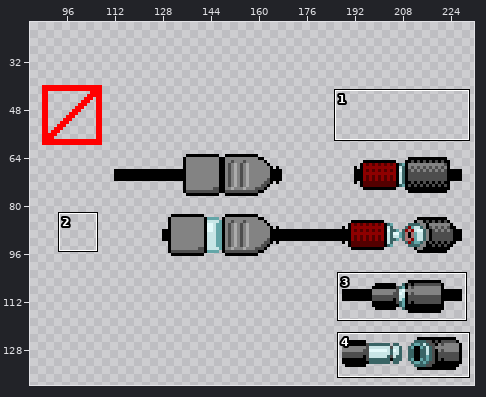
Edited in one commit: sprite sheet (connector/board-with-connectors.png). Above: a wide view before the commit, with the close-up outlined.
Close-up. Before the edit:
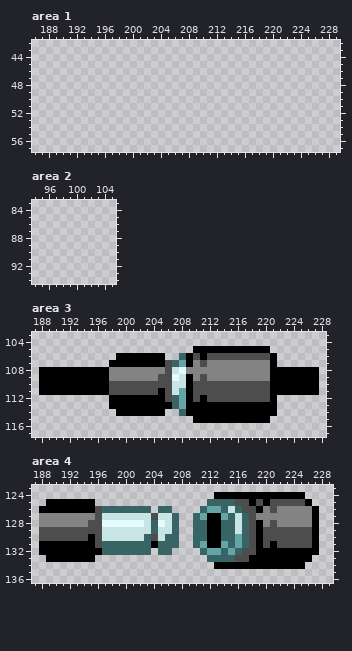
The file is 320x200 pixels. Shown: area 1: x 186..229, y 42..57; area 2: x 94..105, y 83..94; area 3: x 187..228, y 103..117; area 4: x 187..229, y 123..136. The wide view leaves out empty margins. The commit also changed other parts of the picture, which this record leaves out.
And afterwards:
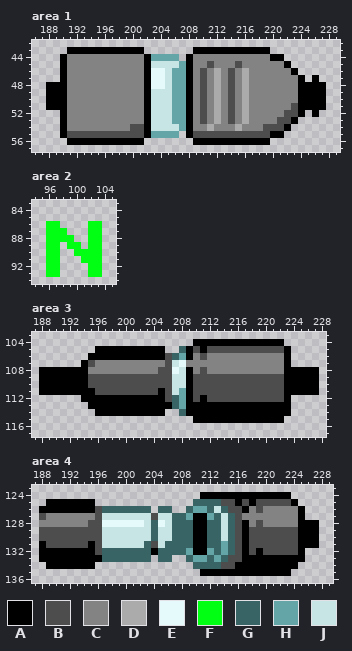
Palette (. is transparent): A #000000  B #4d4d4d  C #838383  D #ababab  E #e4fafb  F #00ff12  G #396465  H #64a6a8  J #c8e5e6
From old to new:
Area 1:
y 43: x 191..201 ........... -> AAAAAAAAAAA; x 209..219 ........... -> AAAAAAAAAAA
y 44: x 190..206 ................. -> ACCCCCCCCCCCAHHHH; x 208..221 .............. -> ACCCCCCCCCCCAA
y 45: x 190..222 ................................. -> ACCCCCCCCCCCAJJJJHACCBCCCBCCCCCCA
y 46: x 190..223 .................................. -> ACCCCCCCCCCCAEEJHHACBCDCBCDCCCCCCA
y 47: x 190..224 ................................... -> ACCCCCCCCCCCAEEJHHACBCDCBCDCCCCCCCA; x 226 . -> A
y 48: x 188..227 ........................................ -> AAACCCCCCCCCCCAEEJHHACBCDCBCDCCCCCCCAAAA
y 49..50: x 188..227 ........................................ -> AAACCCCCCCCCCCAJJJHHACBCDCBCDCCCCCCCAAAA
y 51: x 188..227 ........................................ -> AAACCCCCCCCCCCAJJJHHACBCDCBCDCCCCCCBAAAA
y 52: x 190..224 ................................... -> ACCCCCCCCCCCAJJJHHACBCDCBCDCCCCCBBA; x 226 . -> A
y 53: x 190..223 .................................. -> ACCCCCCCCCCCAJJJHHACBCDCBCDCCCCBBA
y 54: x 190..222 ................................. -> ACCCCCCCCCBBAJJJJHACCDCCCDCCCBBBA
y 55: x 190..206 ................. -> ABBBBBBBBBBBAHHHH; x 208..221 .............. -> ABBBBBBBBBBBAA
y 56: x 191..201 ........... -> AAAAAAAAAAA; x 209..219 ........... -> AAAAAAAAAAA
Area 2:
y 86: x 96..97 .. -> FF; x 102..103 .. -> FF
y 87: x 96..98 ... -> FFF; x 102..103 .. -> FF
y 88: x 96..99 .... -> FFFF; x 102..103 .. -> FF
y 89: x 96..97 .. -> FF; x 99..100 .. -> FF; x 102..103 .. -> FF
y 90: x 96..97 .. -> FF; x 100..103 .... -> FFFF
y 91: x 96..97 .. -> FF; x 101..103 ... -> FFF
y 92..93: x 96..97 .. -> FF; x 102..103 .. -> FF
Area 3:
y 104: x 210..222 ............. -> AAAAAAAAAAAAA
y 105: x 196..205 .......... -> AAAAAAAAAA; x 208..210 ..A -> GAB; x 212..223 AAAAAAAAA... -> BBBBBBBBBBBA
y 106: x 195..198 .... -> AAAA; x 206..208 ..G -> BGH; x 210..223 BABBBBBBBBBA.. -> CBCCCCCCCCCCCA
y 107: x 194..205 ....AAAAAAAA -> ABCCCCCCCCCC; x 207..209 GHA -> JEC; x 211 B -> C; x 221..223 A.. -> CCA
y 108: x 195..197 AAA -> CCC; x 205 C -> B; x 207..209 JEC -> EJA; x 211 C -> B; x 221..222 AA -> CC
y 109: x 195..204 AAACCCCCCC -> BBBBBBBBBB; x 207 E -> J; x 210 C -> B; x 212..222 CCCCCCCCCAA -> BBBBBBBBBBB
y 110: x 195..197 AAA -> BBB; x 221..222 AA -> BB
y 111: x 196..197 AA -> BB; x 221..222 AA -> BB
y 112: x 194..197 .... -> AAAA; x 221..223 A.. -> BBA
y 113: x 195..197 ... -> AAA; x 222..223 .. -> AA
y 114: x 196..198 ... -> AAA; x 222..223 .. -> AA
y 115: x 221..222 .. -> AA
Area 4:
y 124: x 211..212 .. -> AA; x 224..225 AA -> ..
y 125: x 210..211 .. -> GG; x 214..216 GGB -> BBA; x 220 A -> B; x 224..226 BBA -> A..
y 126: x 209..213 ..GHH -> GHHGJ; x 215..219 JGBBA -> BBACB; x 221 B -> C; x 225..227 CCA -> A..
y 127: x 188 C -> B; x 208..214 ..GHAAH -> GHAAHGJ; x 216..218 JGB -> BCC; x 225..227 CCA -> A..
y 128: x 208..214 ..GGAAG -> GGAAGGJ; x 216..219 JGBA -> BACB; x 221 B -> C; x 225..226 CC -> AA
y 129: x 208..214 ..GGAAG -> GGAAGGJ; x 216..217 JG -> BA; x 219 A -> B; x 225..226 BB -> AA
y 130: x 195 A -> B; x 203..204 GB -> JG; x 206 G -> J; x 208..214 ..GGAAG -> GGAAGGJ; x 216..217 HG -> BA; x 219 A -> B; x 225..226 BB -> AA
y 131: x 189..194 AAAAAA -> BBBBBB; x 197..202 GGGGGG -> JJJJJJ; x 204..205 AG -> BJ; x 208..213 ..GHAA -> GGAAGG; x 216..217 HG -> BA; x 219 A -> B; x 221 A -> B; x 225..226 BB -> AA
y 132: x 196 A -> B; x 204 . -> A; x 207..211 ....G -> GGHAA; x 213..217 HGHGB -> GHGBA; x 220..224 AAAAA -> BBBBB; x 226..227 AA -> ..
y 133: x 188 . -> A; x 196..203 ........ -> AGGGGGGG; x 205..206 .. -> GG; x 209..211 ... -> GHH; x 213 G -> H; x 215 G -> B; x 217 B -> A; x 226 A -> .
y 134: x 189..195 ....... -> AAAAAAA; x 210..215 ...AAA -> GGGGBB; x 225 A -> .
y 135: x 211..223 ............. -> AAAAAAAAAAAAA
Boxes around the changes in both close-ups, in picture pixels (x1, y1, x2, y2):
added: (46, 47, 326, 145)
added: (46, 221, 102, 277)
changed: (81, 339, 291, 423)
changed: (39, 492, 319, 576)
